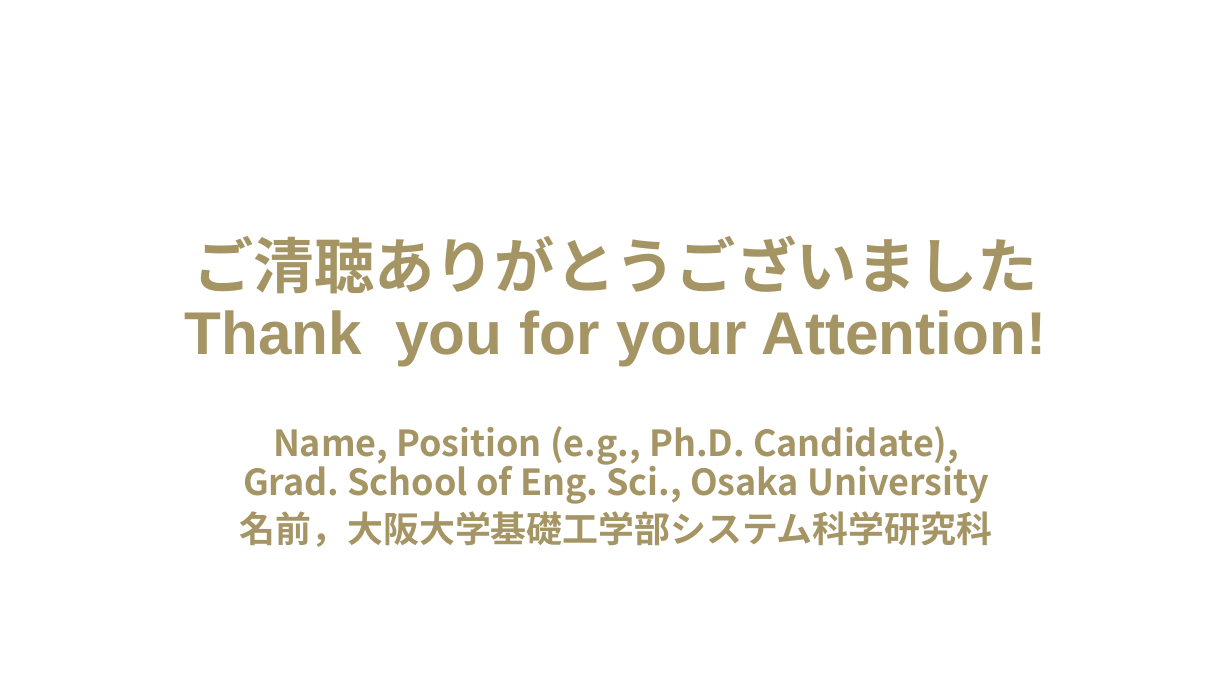
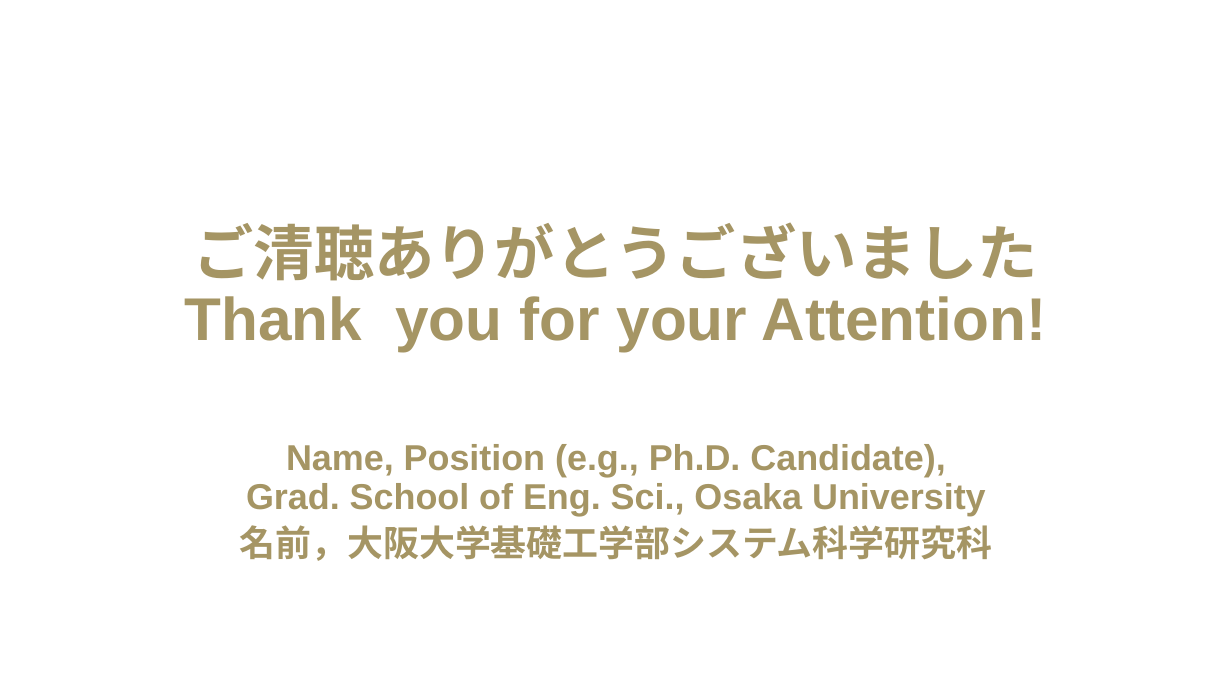
Before and after one commit to wanweiwei07/wanweiwei07.github.io, a slide deck: slide 3 of files/Wan_Template_16to9_2022.pptx. Drawn at 1232x693 pixels with LibreOffice and Linux fonts; fonts in the diff are those of the drawing. Boxes give left, top, right and bottom in pixels: in the first picture for what was removed or moved away, otherwise in the second. Text is boxed around its words. In the diff, an @@ line names an element or a change of style, - is before the commit and + after.

```diff
--- a/files/Wan_Template_16to9_2022.pptx
+++ b/files/Wan_Template_16to9_2022.pptx
@@ text "ご清聴ありがとうございましたThank you for your Attention!": place and size @@
-text "ご清聴ありがとうございましたThank you for your Attention!" at [185,235,1047,365]
+text "ご清聴ありがとうございましたThank you for your Attention!" at [185,222,1047,351]
@@ text "Name, Position (e.g., Ph.D. Candidate),": place and size @@
-text "Name, Position (e.g., Ph.D. Candidate)," at [240,426,992,547]
+text "Name, Position (e.g., Ph.D. Candidate)," at [240,444,992,561]
@@ text "Name, Position (e.g., Ph.D. Candidate)," at [240,444,992,561]: font Noto Sans CJK SC to Arial @@
```
Also in this commit, not shown: 1 other slide changed, 1 slide added, 1 slide removed.
